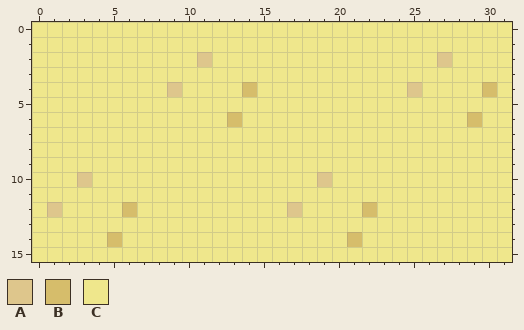
File history of a pixel-art sprite, Tile.png. This is how it looked before the edit.
Rulers count pixels.
Palette (. is transparent): A #dec68c  B #d6bd6b  C #efe78c
The same view after the edit:
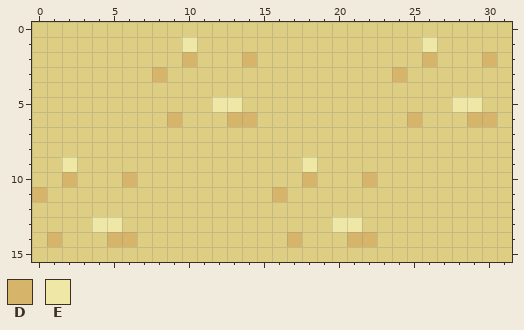
Colours new in this view: D #d6b56b  E #efe7a5
Diff:
file 256x128 -> 320x160 pixels (blocks of 8x8 -> 10x10; one block is one cell here)
colour C: #efe78c -> #dece84
Changed rows in their new state; - is a pixel that keeps its letter.
first column x 0:
 1 ----------E---------------E----
 2 ----------DC--D-----------DC--D
 3 --------D---------------D------
 4 ---------C----C----------C----C
 5 ------------EE--------------EE-
 6 ---------D---DD----------D---DD
 9 --E---------------E------------
10 --DC--D-----------DC--D--------
11 D---------------D--------------
12 -C----C----------C----C--------
13 ----EE--------------EE---------
14 -D---DD----------D---DD--------
Pixel boxes of the changes (left, top, right, bottom) in both pictures:
changed: (32, 22, 512, 262)
